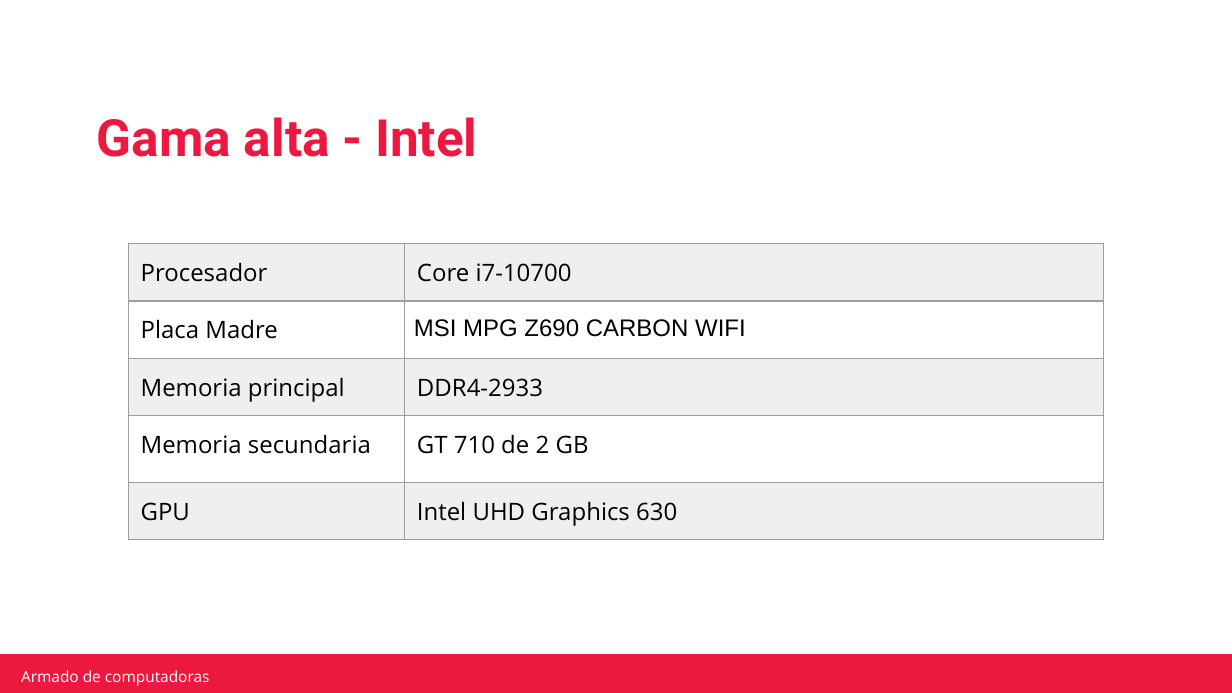
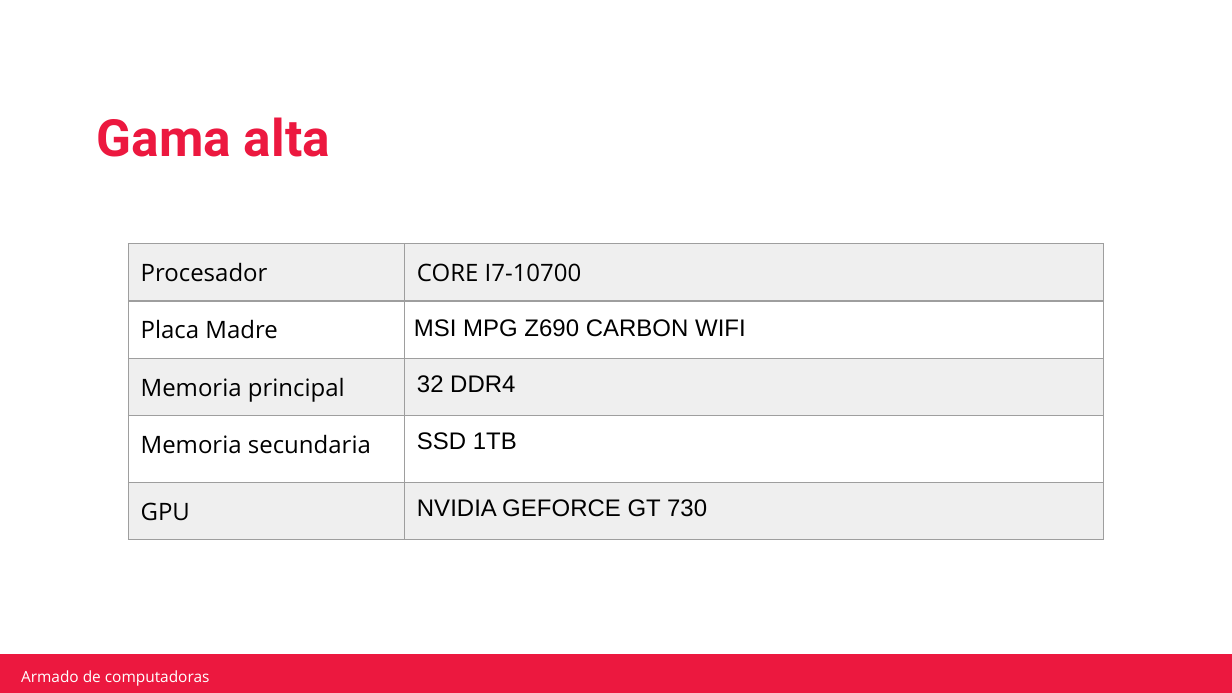
Before and after one commit to robertotorfe/Mochila-Camada-7-0822, a slide deck: slide 7 of Actividades Obligatorias/ACTIVIDAD-OBLIGATORIA1.pptx. Drawn at 1232x693 pixels with LibreOffice and Linux fonts; fonts in the diff are those of the drawing; background and template pictures are left out. Boxes give left, top, right and bottom in pixels: in the first picture for what was removed or moved away, otherwise in the second. Text is boxed around its words. In the diff, an @@ line names an element or a change of style, - is before the commit and + after.

```diff
--- a/Actividades Obligatorias/ACTIVIDAD-OBLIGATORIA1.pptx
+++ b/Actividades Obligatorias/ACTIVIDAD-OBLIGATORIA1.pptx
@@ text at (x1=97, y1=117, x2=330, y2=157): text changed @@
-Gama alta - Intel
+Gama alta
@@ table at (x1=128, y1=244, x2=1103, y2=525) @@
-row 1, column 2: Core i7-10700
+row 1, column 2: CORE I7-10700
-row 3, column 2: DDR4-2933
+row 3, column 2: 32 DDR4
-row 4, column 2: GT 710 de 2 GB
+row 4, column 2: SSD 1TB
-row 5, column 2: Intel UHD Graphics 630
+row 5, column 2: NVIDIA GEFORCE GT 730
```
Also in this commit, not shown: 8 other slides changed.
